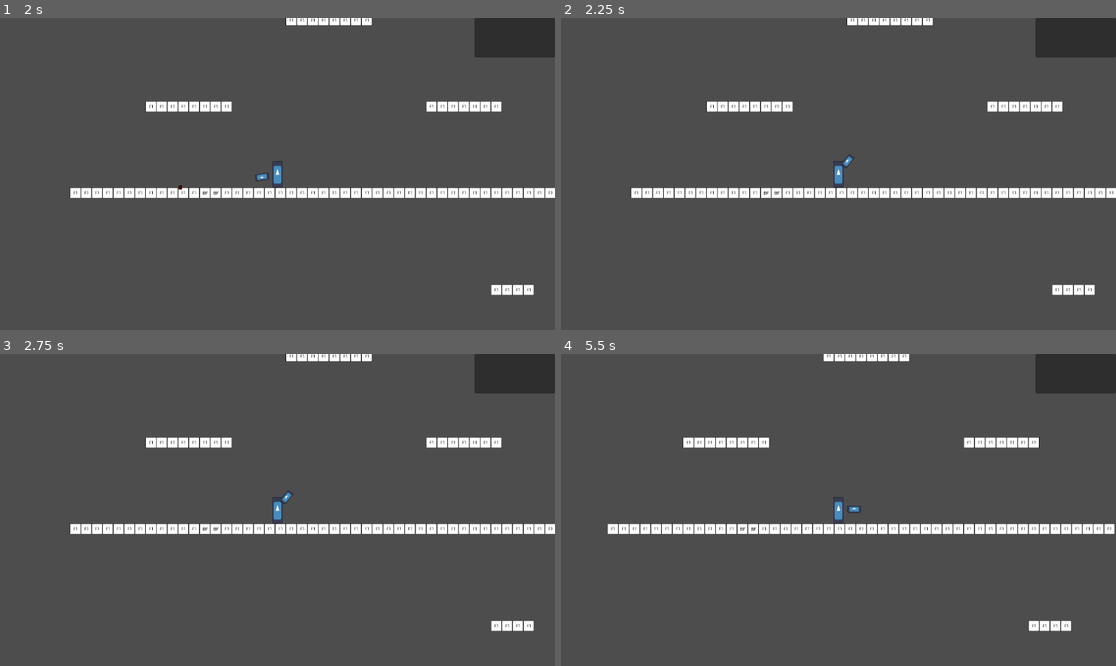
Above: before the commit, frames 1-4 (two rows, left to right).
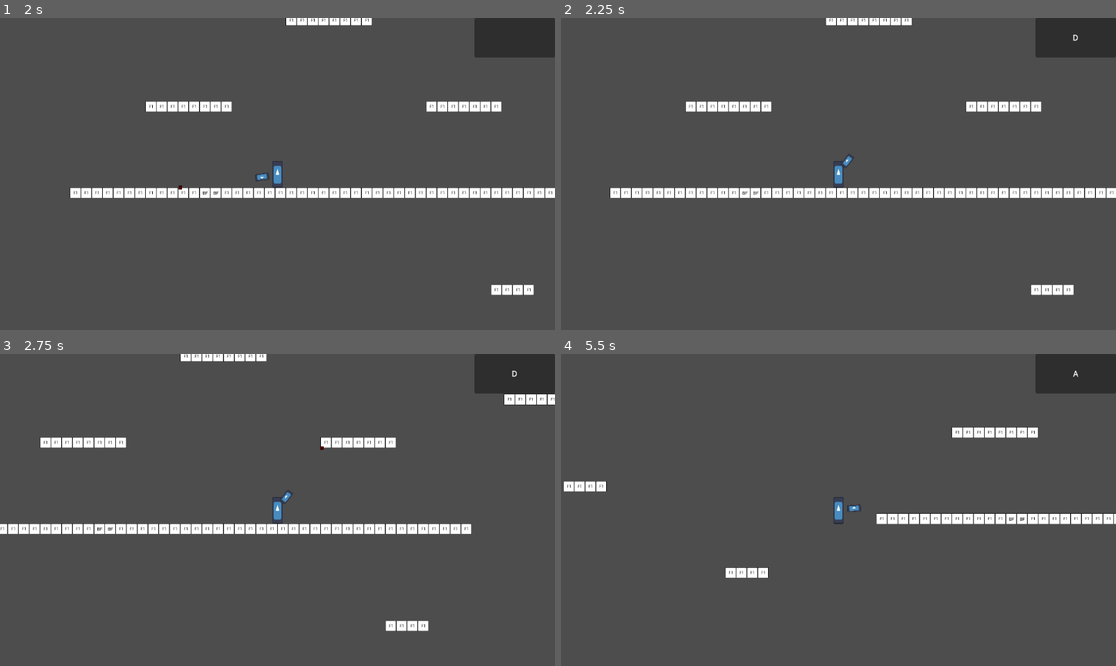
Above: after the commit, the same moments.

Repository: Juanxpeke/GD-Pirate
Game: Godot game, scene res://Core/Map/Levels/BasicSuite.tscn
The game is run twice, just before and just after one commit, with the same random seed, the same clock (stepped at 60 frames per second) and the same inputs. The engine's default icon, where the game draws it, is replaced by a stand-in: a white triangle on a blue panel in a dark square.
Inputs (mouse positions are in pixels of both pictures, inside the frame that each line leads up to):
- Up to frame 1 (2 s): tap Enter at 0.5 s; move the mouse to (399, 158) at 0.52 s; press the mouse at (399, 158) at 0.53 s; tap Space at 1.25 s; move the mouse to (166, 189) at 1.27 s; release the mouse at (166, 189) at 1.28 s; click (166, 189) at 1.35 s
- Up to frame 2 (2.25 s): move the mouse to (894, 105) at 2.02 s; press the mouse at (894, 105) at 2.03 s
- Up to frame 3 (2.75 s): no input
- Up to frame 4 (5.5 s): move the mouse to (810, 572) at 2.77 s; release the mouse at (810, 572) at 2.78 s; click (810, 572) at 2.85 s; move the mouse to (1005, 556) at 3.52 s; press the mouse at (1005, 556) at 3.53 s; move the mouse to (672, 463) at 4.27 s; release the mouse at (672, 463) at 4.28 s; click (672, 463) at 4.35 s; move the mouse to (866, 510) at 5.02 s; press the mouse at (866, 510) at 5.03 s

Frame 1 is identical in both runs. In frame 2, 1.9% of the frame differs, in the area x 8-100%, y 0-89%; in frame 3, 5.3%; in frame 4, 6.9%, in the area x 0-100%, y 0-89%.

Commit message:
Mini debugging

Diff:
--- a/Core/Entities/DumbFriend.gd
+++ b/Core/Entities/DumbFriend.gd
@@ -94,9 +94,6 @@
 				print("FOLLOWING TARGET")
 			BehaviourMode.RANDOM:
 				print("RANDOM")
-				var timer := get_tree().create_timer(INITIAL_IDLE_TIME)
-				await timer.timeout
-				_set_random_character_key()
 
 		behaviour_mode = new_behaviour_mode
 #endregion Exports Variables
@@ -192,7 +189,14 @@
 
 func _initial_setup() -> void:
 	_rng.randomize()
+
+	_init_random_stuff()
 #endregion Initialization
+func _init_random_stuff() -> void:
+	var timer := get_tree().create_timer(INITIAL_IDLE_TIME)
+	await timer.timeout
+	_set_random_character_key()
+
 func _set_random_character_key(exclude_current : bool = true) -> void:
 	var pool_copy := _character_keys_pool.duplicate()
 	if exclude_current:
--- a/Core/Entities/DumbFriend.tscn
+++ b/Core/Entities/DumbFriend.tscn
@@ -14,6 +14,7 @@
 
 [node name="DumbFriend" type="CharacterBody2D"]
 script = ExtResource("1_sur7k")
+behaviour_mode = 2
 
 [node name="Camera" type="Camera2D" parent="."]
 zoom = Vector2(0.7, 0.7)
